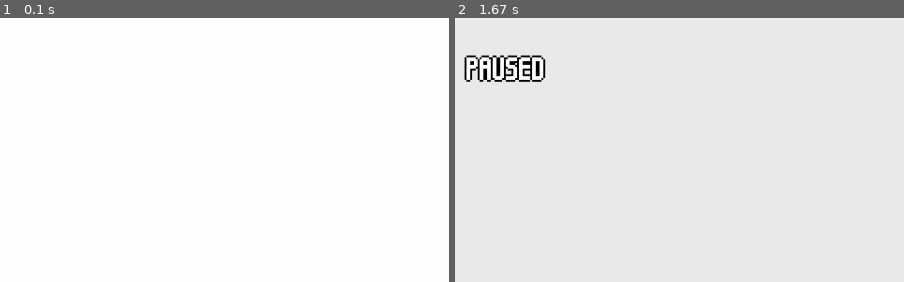
Above: before the commit, frames 1-2 (left to right).
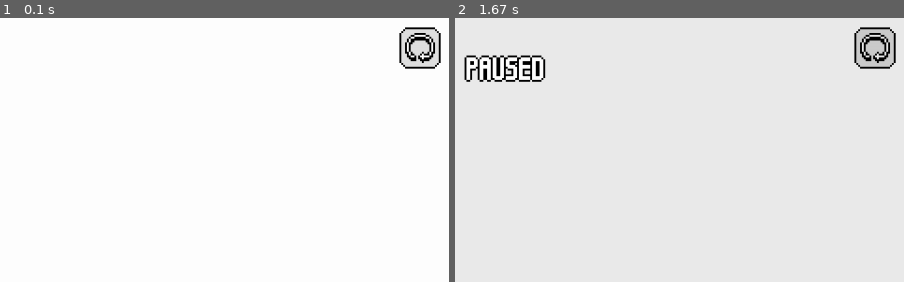
Above: after the commit, the same moments.

Repository: towella/effects-lab
Game: pygame game, started from code/main.py
The game is run twice, just before and just after one commit, with the same random seed, the same clock (stepped at 60 frames per second) and the same inputs.
Inputs (mouse positions are % of the whole screen's width and height, from its top left):
- Up to frame 1 (0.1 s): no input
- Up to frame 2 (1.67 s): hold Tab 0.33-0.8 s; hold D 0.33-0.8 s; hold D 0.88-1.35 s; move the mouse to (46, 54) at 0.92 s; hold W from 1.43 s (still down); move the mouse to (51, 57) at 1.47 s
The pictures show only the part of the screen within x 44-94%, y 0-50%; the shares and areas given below are measured in that part.

The runs differ from the first frame. In frame 1, 1.4% of the frame differs, in the area x 88-99%, y 3-20%; in frame 2, 1.4%.

Commit message:
Added Reset Button
- Added new assets
- Implemented button to reset player values to defaults
- Updated version and release in README (1.1.0 beta)
- Updated in game version
- Updated dist zip with latest versions of README and package
- Modified .spec to set the package's name to "Effects Lab (beta)" automatically

Diff:
--- a/code/game_data.py
+++ b/code/game_data.py
@@ -1,6 +1,6 @@
 import pygame
 
-version = "1.0.0"
+version = "1.1.0 (beta)"
 
 tile_size = 16  # keep to prevent errors, even if game doesnt need tiles
 screen_width = 480  #31 * tile_size  # arbitrary
--- a/code/level.py
+++ b/code/level.py
@@ -39,6 +39,11 @@
         self.settings_b = Button((self.screen_surface.get_width() - 27, 5), (22, 22), "../assets/buttons/settings",
                                  (0, 0), False)
         self.settings_menu = Settings_Menu("../assets/menus/settings", self.screen_surface, 20)
+        # - Reset -
+        self.reset = False
+        self.reset_pressed = False
+        self.reset_b = Button((self.screen_surface.get_width() - 54, 5), (22, 22), "../assets/buttons/reset",
+                              (0, 0), False)
         # - Info -
         self.info_b = Button((5, 5), (22, 22), "../assets/buttons/info", (0, 0), False)
         self.info = False
@@ -236,12 +241,18 @@
                 self.player.screen_shake_timer = 0
                 self.player.screen_shake = [0, 0]
 
+            # - Info memu -
             if self.info:
                 self.info_menu.update(mouse_pos)
                 if self.info_menu.get_close() and self.info:
                     self.info = False
                     self.info_menu.reset()
 
+            # - Reset button -
+            self.reset_b.update(mouse_pos)
+            if self.reset_b.get_activated() and not self.settings and not self.pause:
+                self.reset = True
+
         # -- RENDER -- (back --> front)
         # Draw
         self.player.draw()
@@ -254,6 +265,7 @@
 
         self.settings_b.draw(self.screen_surface)
         self.info_b.draw(self.screen_surface)
+        self.reset_b.draw(self.screen_surface)
 
         self.controls_m.draw()
 
@@ -267,6 +279,9 @@
             pause_surf.fill((20, 20, 20))
             self.screen_surface.blit(pause_surf, (0, 0), special_flags=pygame.BLEND_RGB_SUB)
             self.info_menu.draw()
+        elif self.reset:
+            self.player.player_reset()
+            self.reset = False
 
         if self.pause:
             self.pause_menu()
--- a/code/player.py
+++ b/code/player.py
@@ -14,28 +14,31 @@
         # -- player setup --
         self.start_radius = 20
         self.rect = pygame.Rect(spawn[0], spawn[1], self.start_radius, self.start_radius)
+        self.default_vals = {"subtract r": 40, "blast width": 123, "blast speed": 533,
+                             "blast duration": 214, "screen shake max": 88, "max screen shake": 60,
+                             "flame amplitude": 10, "flame speed": 200, "flame volume": 20}
 
         # circle = (radius, (posx, posy)) <- pos is top left NOT center
         self.circles = [[self.start_radius, [self.rect.centerx, self.rect.centery]]]
         self.smallest_circle = 6
         self.largest_circle = 500
-        self.subtract_r = 40  # (x100)
+        self.subtract_r = self.default_vals["subtract r"]  # (x100)
 
         # radial effects
         self.click_effects = pygame.sprite.Group()
         self.blast_radius = 15
         self.blast_colour = 'white'
-        self.blast_width = 123
-        self.blast_speed = 533
-        self.blast_duration = 214
+        self.blast_width = self.default_vals["blast width"]
+        self.blast_speed = self.default_vals["blast speed"]
+        self.blast_duration = self.default_vals["blast duration"]
 
         # screen shake
         self.apply_screen_shake = True
         self.shake_pressed = False
-        self.screen_shake_max = 88
+        self.screen_shake_max = self.default_vals["screen shake max"]
         self.screen_shake_timer = 0
         self.screen_shake = [0, 0]
-        self.max_screen_shake = 60
+        self.max_screen_shake = self.default_vals["max screen shake"]
 
         # - hitbox -
         self.hitbox = pygame.Rect(spawn[0], spawn[1], self.start_radius, self.start_radius)
@@ -59,9 +62,9 @@
 
         # - Tail Flame -
         self.flamey = 3  # flame tail size (constant upward force)
-        self.flame_amplitude = 10  # flame tail x force constant
-        self.flame_speed = 200  # speed of flame sine wave  (x1000)
-        self.flame_volume = 20  # amount of x randomness per particle
+        self.flame_amplitude = self.default_vals["flame amplitude"]  # flame tail x force constant
+        self.flame_speed = self.default_vals["flame speed"]  # speed of flame sine wave  (x1000)
+        self.flame_volume = self.default_vals["flame volume"]  # amount of x randomness per particle
         self.flame_timer = 0
         self.apply_flame = False
         self.flame_pressed = False
@@ -225,29 +228,18 @@
         elif not keys[key]:
             self.shake_pressed = False
 
-
-
     # - respawn -
 
-    def invoke_respawn(self):
-        self.respawn = True
-
-    def get_respawn(self):
-        return self.respawn
-
-    def player_respawn(self, spawn):
-        self.rect.x, self.rect.y = spawn.x, spawn.y  # set position to respawn point
-        self.sync_hitbox()
-        if spawn.player_facing == 'right':
-            self.facing_right = 1
-        else:
-            self.facing_right = -1
-        self.direction = pygame.math.Vector2(0, 0)  # reset movement
-        self.dashing = False  # end any dashes on respawn
-        self.dash_timer = self.dash_max  # prevent dash immediately on reset
-        self.crouching = False  # end any crouching on respawn
-        self.jumping = False  # end any jumps on respawn
-        self.respawn = False
+    def player_reset(self):
+        self.subtract_r = self.default_vals["subtract r"]
+        self.blast_width = self.default_vals["blast width"]
+        self.blast_speed = self.default_vals["blast speed"]
+        self.blast_duration = self.default_vals["blast duration"]
+        self.screen_shake_max = self.default_vals["screen shake max"]
+        self.max_screen_shake = self.default_vals["max screen shake"]
+        self.flame_amplitude = self.default_vals["flame amplitude"]
+        self.flame_speed = self.default_vals["flame speed"]
+        self.flame_volume = self.default_vals["flame volume"]
 
 # -- update methods --
 
Not shown, changed: README.md
Binary file added: assets/buttons/reset/default.png
Binary file added: assets/buttons/reset/down.png
Binary file added: assets/buttons/reset/hover.png
Not shown, changed: Effects Lab Package.zip
Not shown, changed: main.spec
